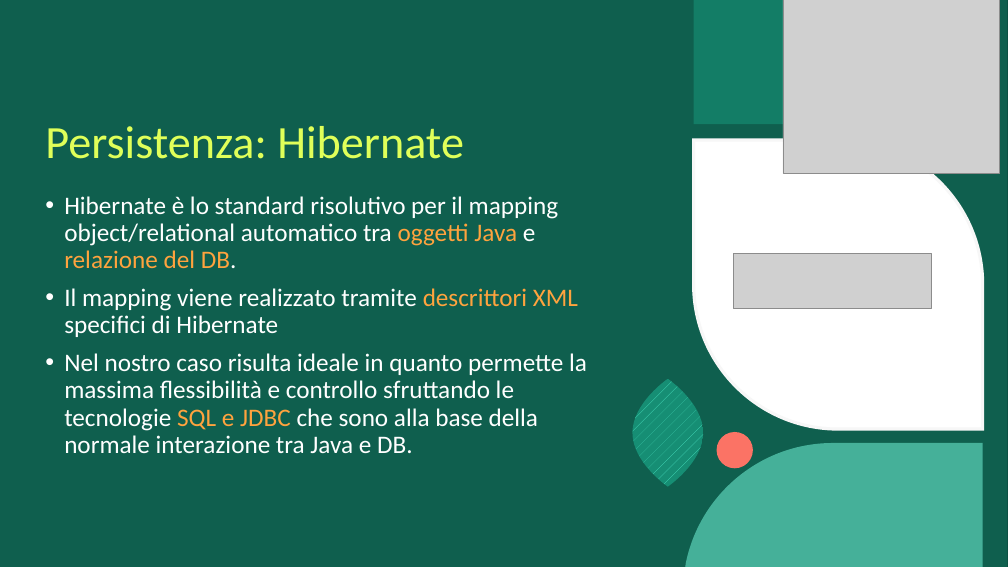
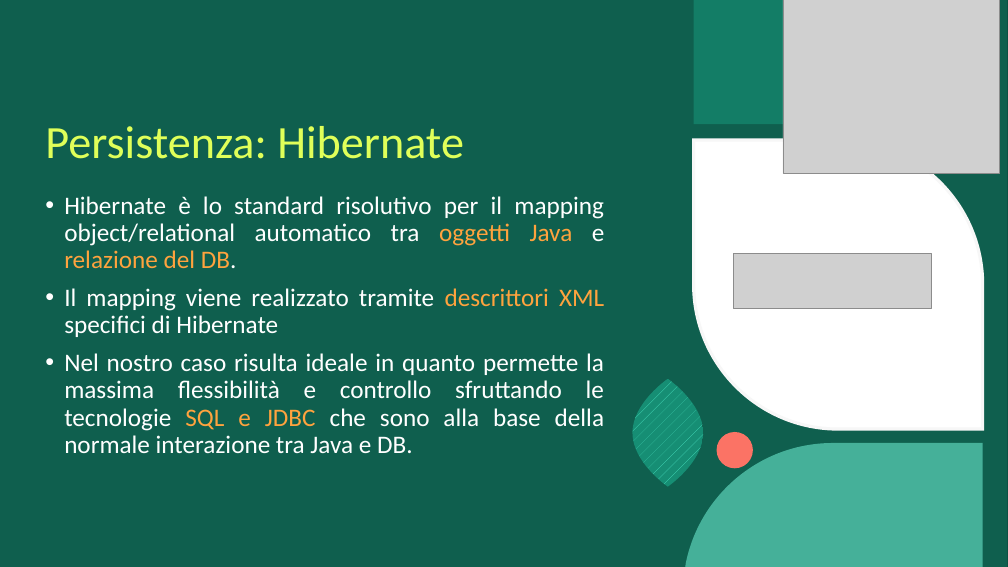
Before and after one commit to DeborohNoah/IngSoft, a slide deck: slide 13 of Presentazione_IngSoft.pptx. Drawn at 1008x567 pixels with LibreOffice and Linux fonts; fonts in the diff are those of the drawing; grey boxes stand for pictures; background and template pictures are left out. Boxes give left, top, right and bottom in pixels: in the first picture for what was removed or moved away, otherwise in the second. Text is boxed around its words. In the diff, an @@ line names an element or a change of style, - is before the commit and + after.

```diff
--- a/Presentazione_IngSoft.pptx
+++ b/Presentazione_IngSoft.pptx
@@ text "Hibernate è lo standard risolutivo ..." at (64,196,605,453): alignment left to justified @@
```
Also in this commit, not shown: 3 other slides changed.
